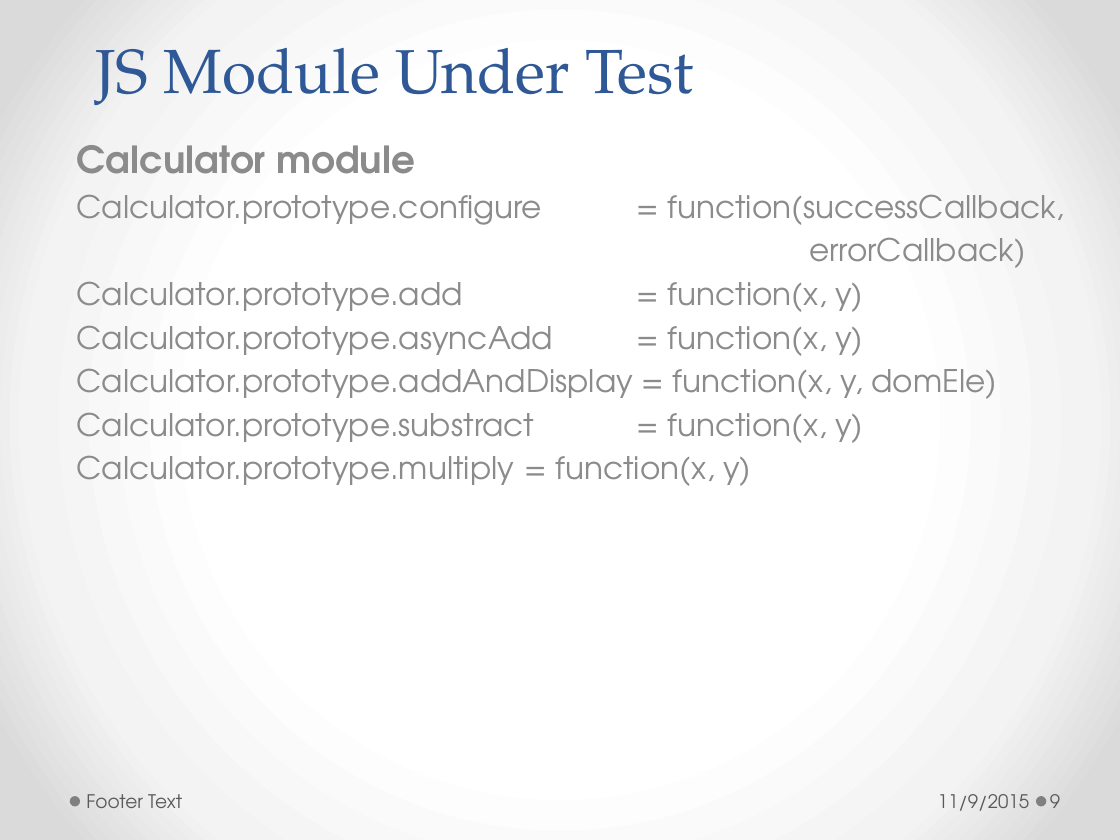
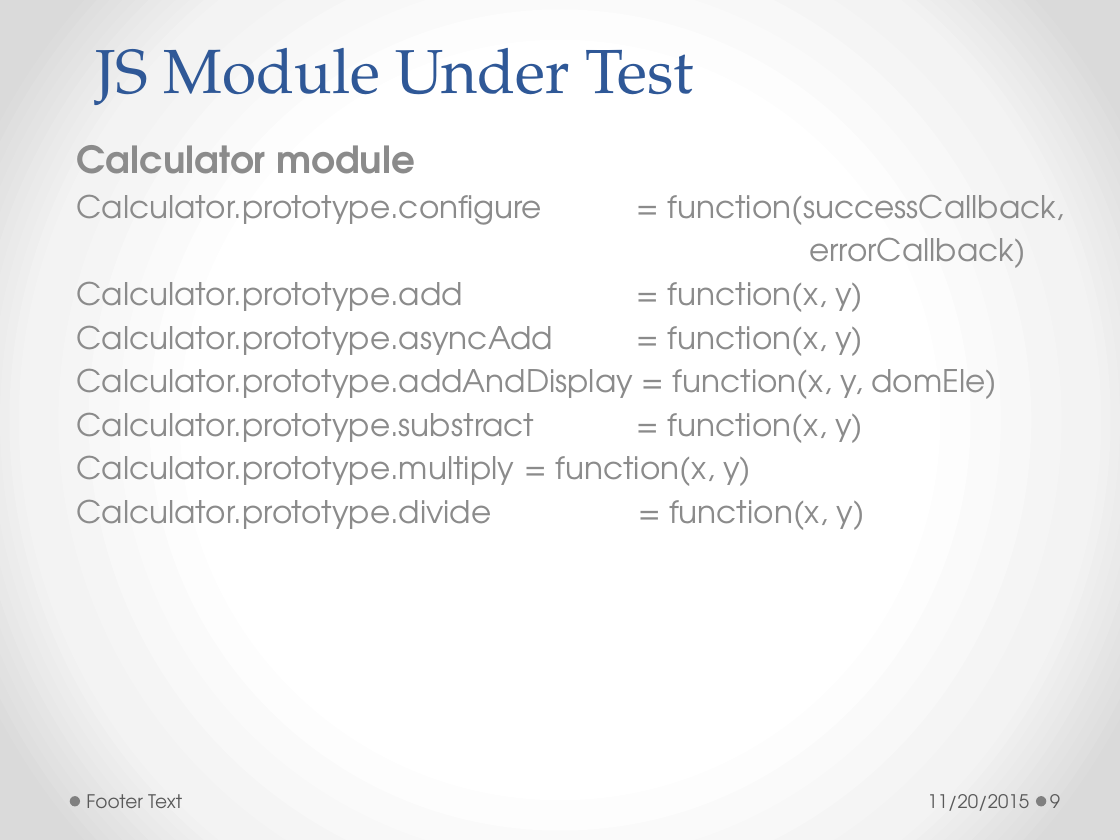
Before and after one commit to h-t-tran/work, a slide deck: slide 9 of brownbag/jamine/tech-presentation-jasmine.pptx. Drawn at 1120x840 pixels with LibreOffice and Linux fonts; fonts in the diff are those of the drawing. Boxes give left, top, right and bottom in pixels: in the first picture for what was removed or moved away, otherwise in the second. Text is boxed around its words. In the diff, an @@ line names an element or a change of style, - is before the commit and + after.

```diff
--- a/brownbag/jamine/tech-presentation-jasmine.pptx
+++ b/brownbag/jamine/tech-presentation-jasmine.pptx
@@ subtitle at (77, 499, 865, 530): paragraph added @@
+Calculator.prototype.divide = function(x, y)
@@ text at (927, 794, 1029, 811): text changed @@
-11/9/2015
+11/20/2015
```
Also in this commit, not shown: 20 other slides changed, 33 other files.
